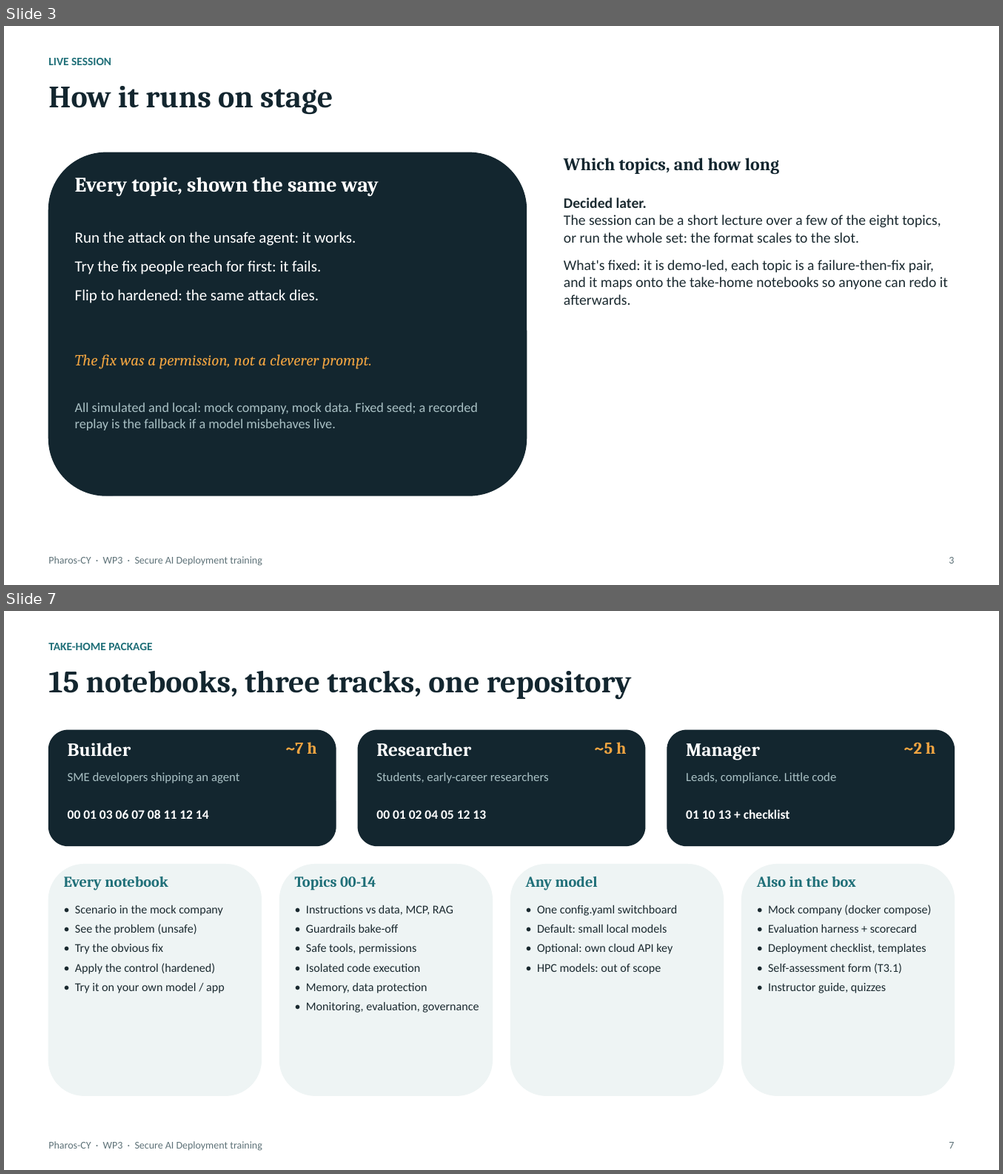
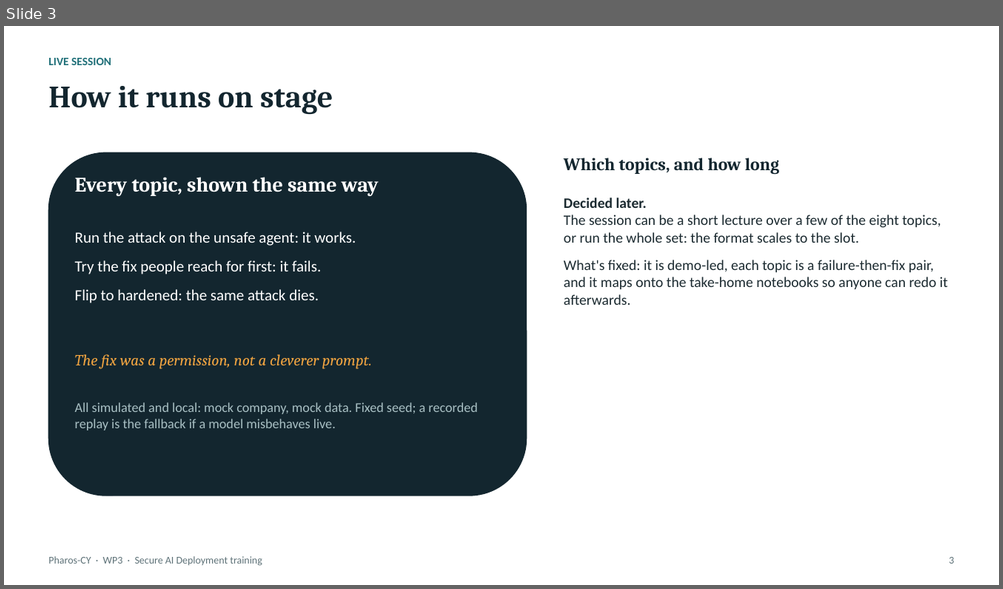
Before and after one commit to 1DZL0/research-notebook, a slide deck: 02-projects/pharos-cy-wp3-outline-short.pptx. Shown one above the other, each under a label of ours: slides 3 and 7 before the commit, slide 3 after it; the slides between them are not shown. The pictures are 1003x1174 and 1003x589 pixels, drawn with LibreOffice and Linux fonts; fonts in the diff are those of the drawing. Boxes give left, top, right and bottom in pixels: in the first picture for what was removed or moved away, otherwise in the second. Text is boxed around its words. In the diff, an @@ line names an element or a change of style, - is before the commit and + after.

```diff
--- a/02-projects/pharos-cy-wp3-outline-short.pptx
+++ b/02-projects/pharos-cy-wp3-outline-short.pptx
@@ slide 7 removed at [4,611,999,1170], background #FFFFFF @@
@@ text removed at [48,643,152,650] @@
-TAKE-HOME PACKAGE
@@ text removed at [48,671,632,700] @@
-15 notebooks, three tracks, one repository
@@ rounded rectangle removed at [48,730,336,846] @@
@@ text removed at [68,743,131,756] @@
-Builder
@@ text removed at [285,742,316,754] @@
-~7 h
@@ rounded rectangle removed at [358,730,644,846] @@
@@ text removed at [376,743,471,757] @@
-Researcher
@@ text removed at [594,742,626,754] @@
-~5 h
@@ rounded rectangle removed at [667,730,954,846] @@
@@ text removed at [686,743,760,760] @@
-Manager
@@ text removed at [903,742,935,754] @@
-~2 h
@@ text removed at [68,772,239,783] @@
-SME developers shipping an agent
@@ text removed at [376,772,549,783] @@
-Students, early-career researchers
@@ text removed at [686,772,836,783] @@
-Leads, compliance. Little code
@@ text removed at [68,810,209,819] @@
-00 01 03 06 07 08 11 12 14
@@ text removed at [376,810,486,819] @@
-00 01 02 04 05 12 13
@@ text removed at [686,809,790,819] @@
-01 10 13 + checklist
@@ rounded rectangle removed at [48,865,262,1096] @@
@@ text removed at [64,877,168,891] @@
-Every notebook
@@ rounded rectangle removed at [280,865,492,1096] @@
@@ text removed at [295,877,376,891] @@
-Topics 00-14
@@ rounded rectangle removed at [511,865,723,1096] @@
@@ text removed at [526,877,597,891] @@
-Any model
@@ rounded rectangle removed at [742,865,955,1096] @@
@@ text removed at [757,877,856,887] @@
-Also in the box
@@ text removed at [75,906,225,994] @@
-• Scenario in the mock company
-• See the problem (unsafe)
-• Try the obvious fix
-• Apply the control (hardened)
-• Try it on your own model / app
@@ text removed at [306,906,478,1013] @@
-• Instructions vs data, MCP, RAG
-• Guardrails bake-off
-• Safe tools, permissions
-• Isolated code execution
-• Memory, data protection
-• Monitoring, evaluation, governance
@@ text removed at [537,906,677,974] @@
-• One config.yaml switchboard
-• Default: small local models
-• Optional: own cloud API key
-• HPC models: out of scope
@@ text removed at [768,905,930,994] @@
-• Mock company (docker compose)
-• Evaluation harness + scorecard
-• Deployment checklist, templates
-• Self-assessment form (T3.1)
-• Instructor guide, quizzes
@@ text removed at [48,1142,262,1151] @@
-Pharos-CY · WP3 · Secure AI Deployment training
@@ text removed at [948,1142,953,1149] @@
-7
```
Also in this commit, not shown: 6 slides changed, 1 slide added, 2 other files.
